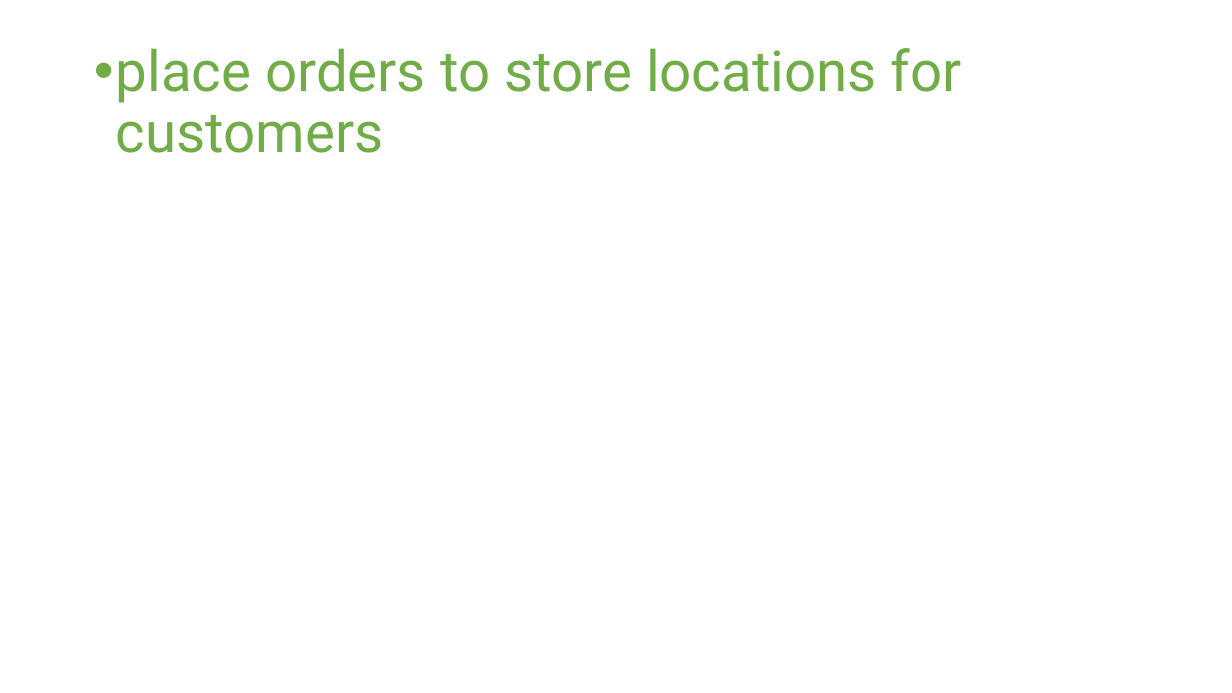
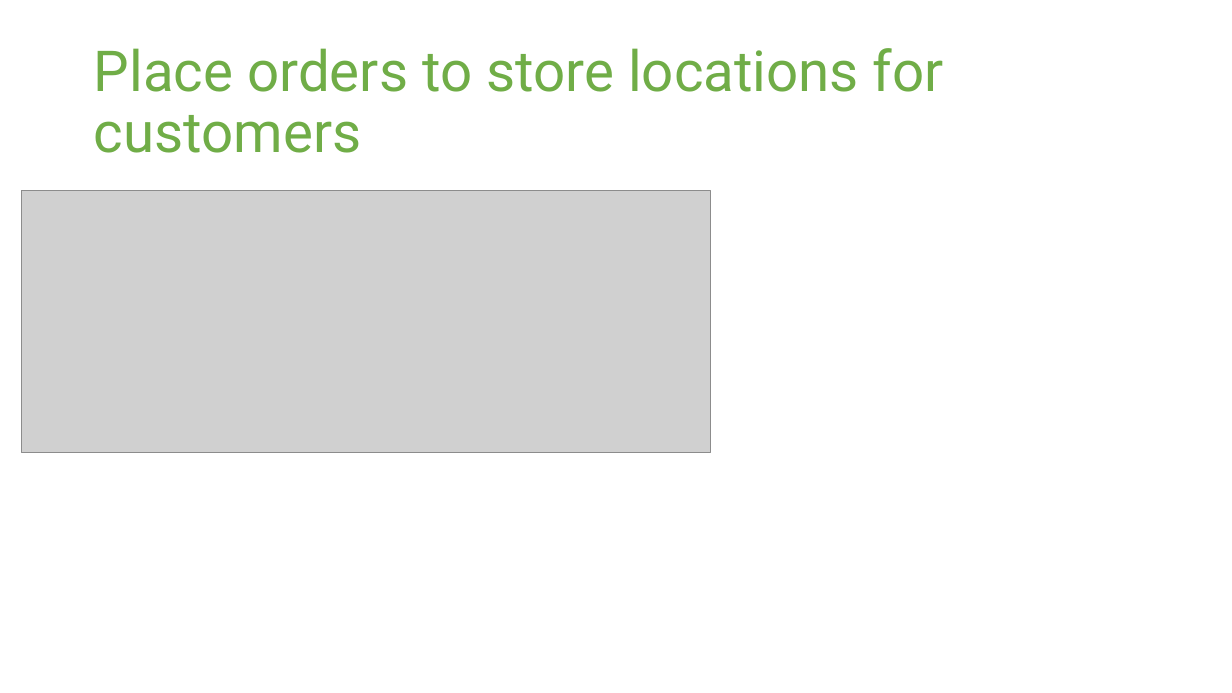
Before and after one commit to 06012021-dotnet-uta/ChristianRomeroP0, a slide deck: slide 4 of Study/P0 Presentation.pptx (slide 7 before the commit). Drawn at 1232x693 pixels with LibreOffice and Linux fonts; fonts in the diff are those of the drawing; grey boxes stand for pictures. Boxes give left, top, right and bottom in pixels: in the first picture for what was removed or moved away, otherwise in the second. Text is boxed around its words. In the diff, an @@ line names an element or a change of style, - is before the commit and + after.

```diff
--- a/Study/P0 Presentation.pptx
+++ b/Study/P0 Presentation.pptx
@@ title at box(94, 48, 944, 153): text changed @@
-• place orders to store locations for customers
+Place orders to store locations for customers
@@ picture added at box(21, 190, 711, 452) @@
```
Also in this commit, not shown: 6 other slides changed, 10 slides added, 3 slides removed, 16 other files.
